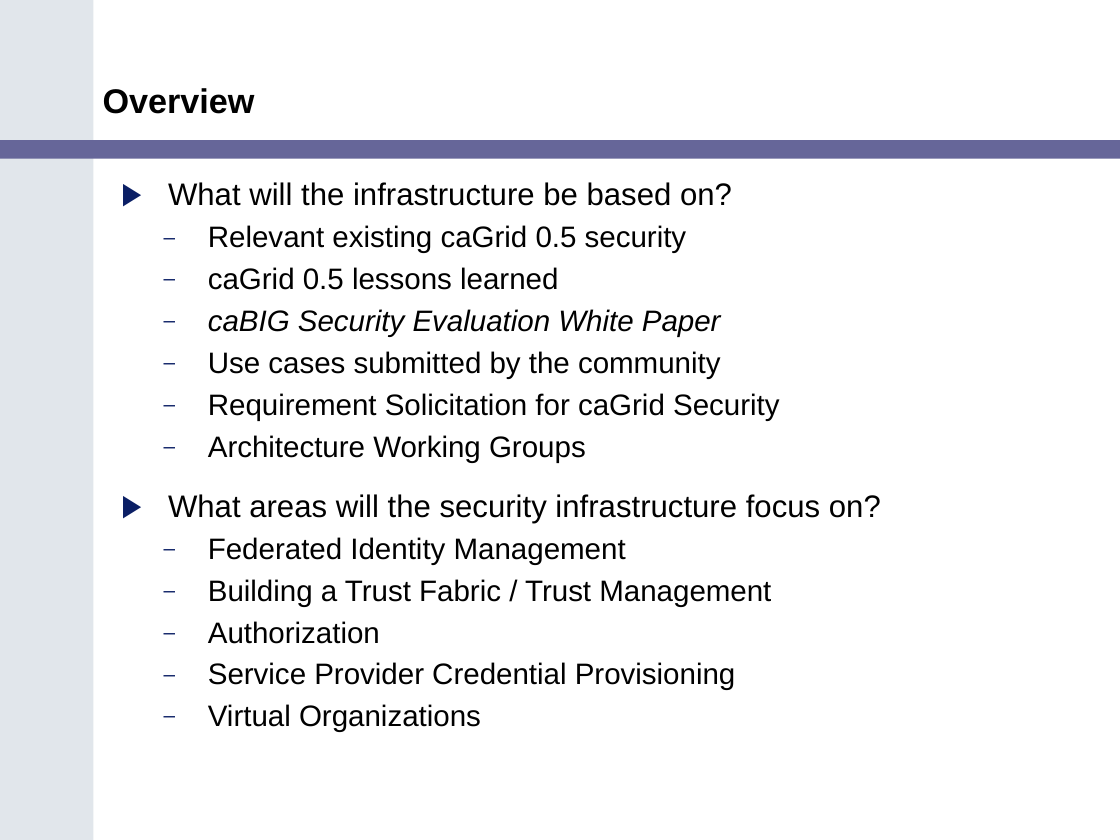
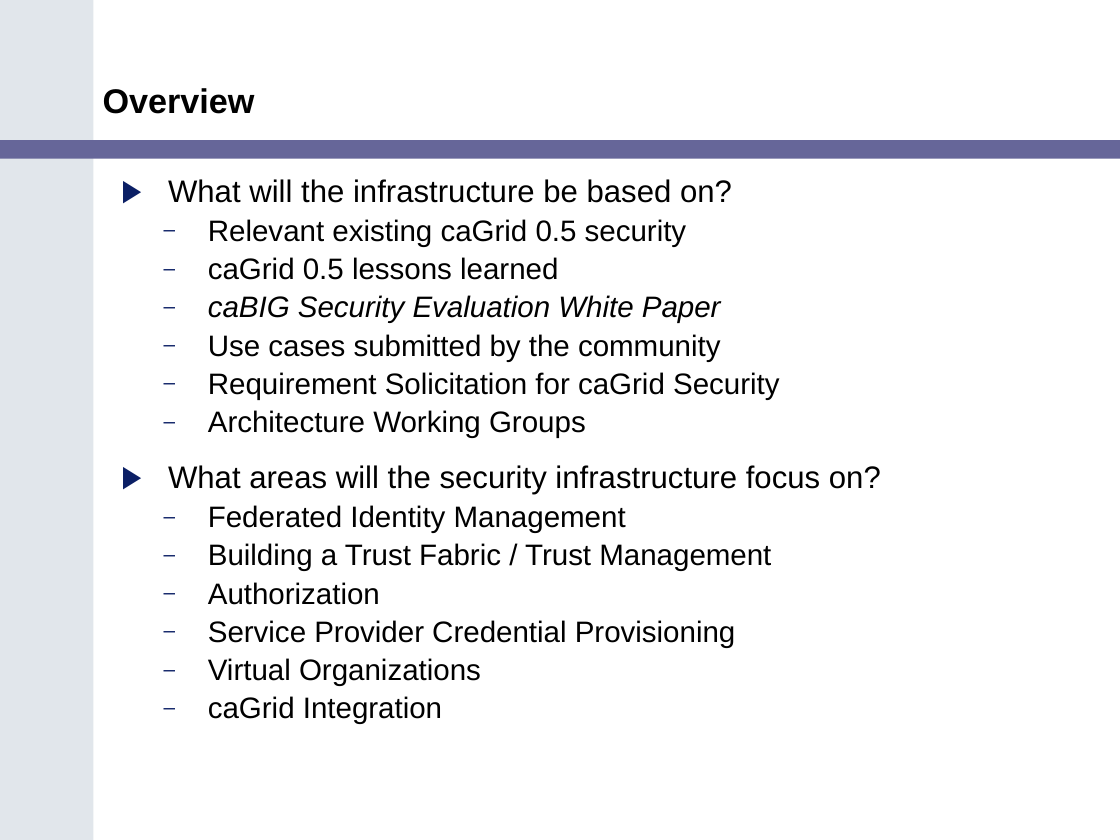
Before and after one commit to NCIP/cagrid-portal, a slide deck: slide 4 of cagrid-1-0/Documentation/presentations/200602_VCDE_ARCH/caGrid_Security_Arch_VCDE_Feb2.ppt. Drawn at 1120x840 pixels with LibreOffice and Linux fonts; fonts in the diff are those of the drawing; background and template pictures are left out. Boxes give left, top, right and bottom in pixels: in the first picture for what was removed or moved away, otherwise in the second. Text is boxed around its words. In the diff, an @@ line names an element or a change of style, - is before the commit and + after.

```diff
--- a/cagrid-1-0/Documentation/presentations/200602_VCDE_ARCH/caGrid_Security_Arch_VCDE_Feb2.ppt
+++ b/cagrid-1-0/Documentation/presentations/200602_VCDE_ARCH/caGrid_Security_Arch_VCDE_Feb2.ppt
@@ text at [168,179,881,686]: line spacing 0.95 to 0.85 @@
@@ text at [208,696,442,724]: paragraph added @@
+  – caGrid Integration
```
Also in this commit, not shown: 2 other slides changed.
